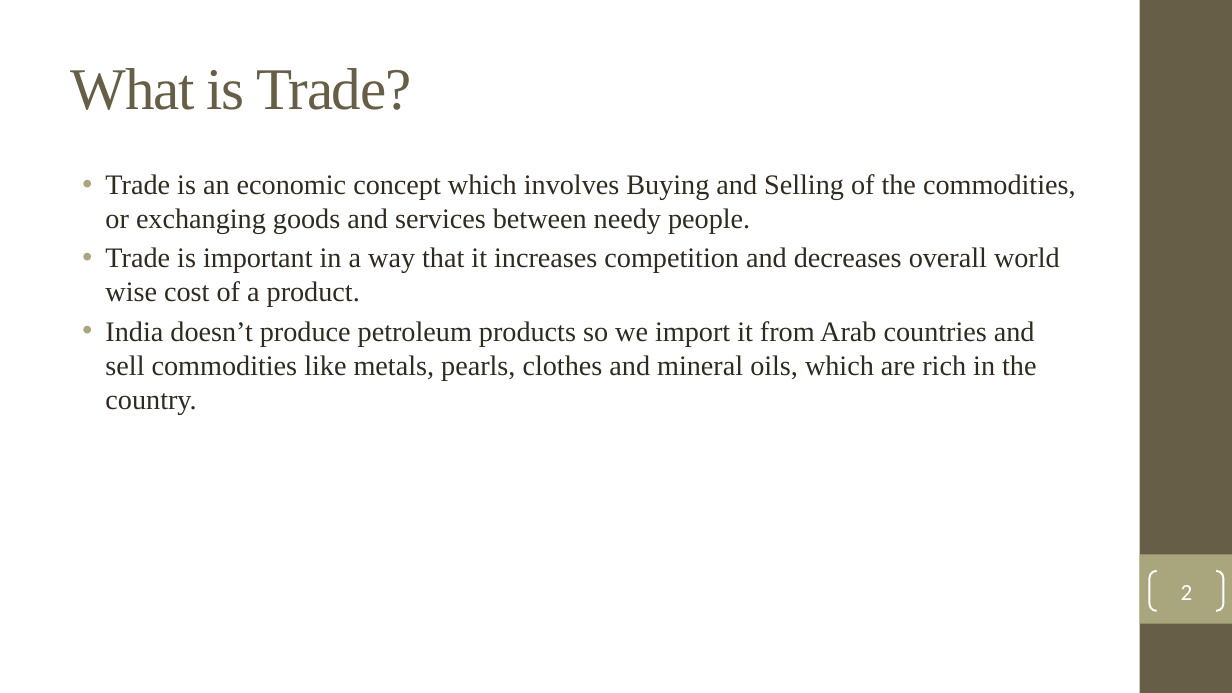
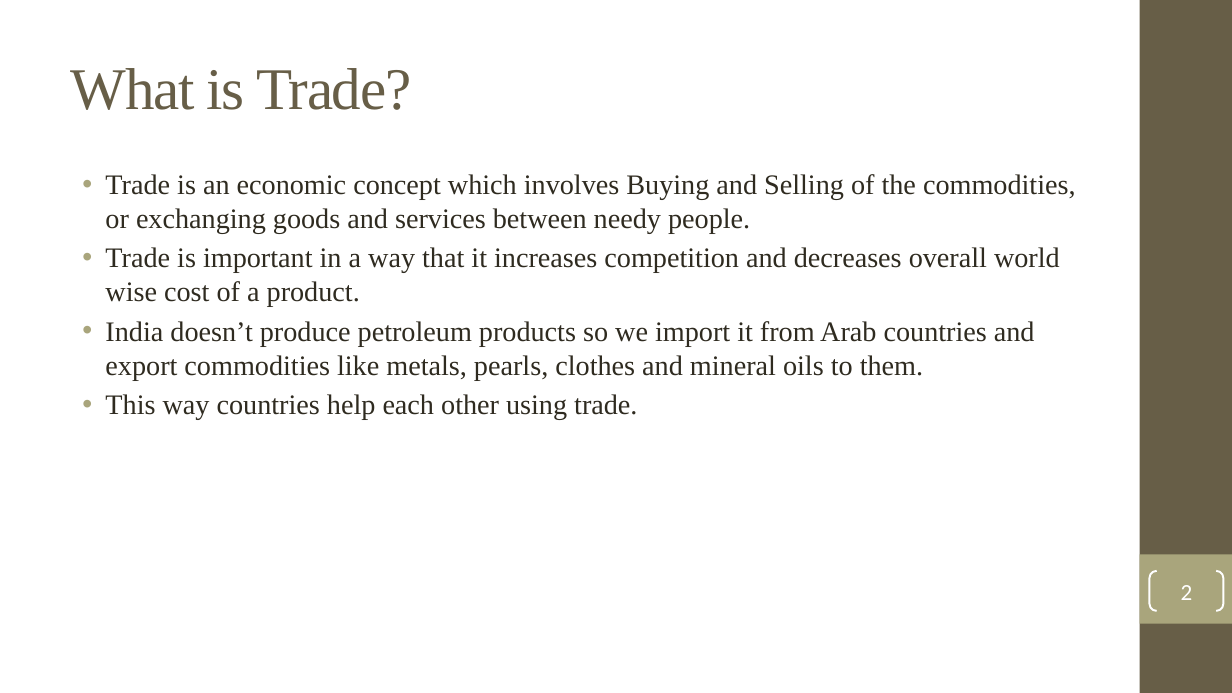
Before and after one commit to ForkedRepositories/Indian-Trade-Data-Analysis-and-Forecasting, a slide deck: slide 2 of Documents/Thesis/Indian Trade Analysis and Forecasting.pptx. Drawn at 1232x693 pixels with LibreOffice and Linux fonts; fonts in the diff are those of the drawing; background and template pictures are left out. Boxes give left, top, right and bottom in pixels: in the first picture for what was removed or moved away, otherwise in the second. Text is boxed around its words. In the diff, an @@ line names an element or a change of style, - is before the commit and + after.

Commit message:
grammar check, references, tech used, corrections

```diff
--- a/Documents/Thesis/Indian Trade Analysis and Forecasting.pptx
+++ b/Documents/Thesis/Indian Trade Analysis and Forecasting.pptx
@@ text at (x1=105, y1=321, x2=1035, y2=420): text changed @@
-• India doesn’t produce petroleum products so we import it from Arab countries and sell commodities like metals, pearls, clothes and mineral oils, which are rich in the country.
+• India doesn’t produce petroleum products so we import it from Arab countries and export commodities like metals, pearls, clothes and mineral oils to them.
+• This way countries help each other using trade.
```
Also in this commit, not shown: 8 other slides changed, 2 slides added.
